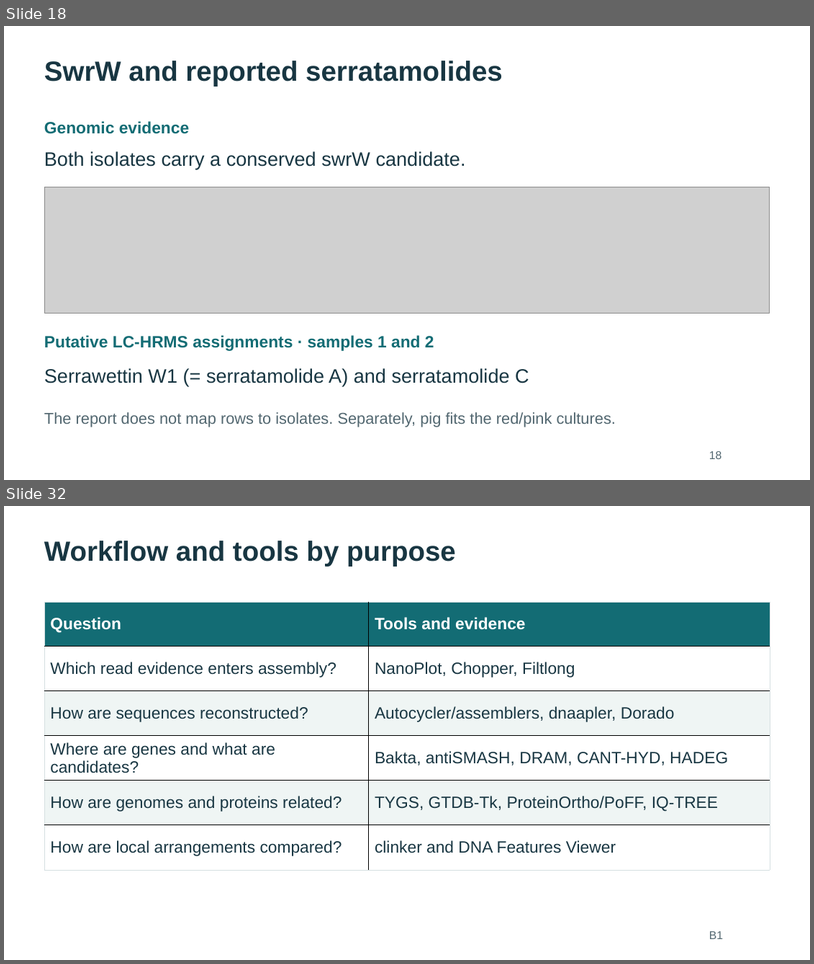
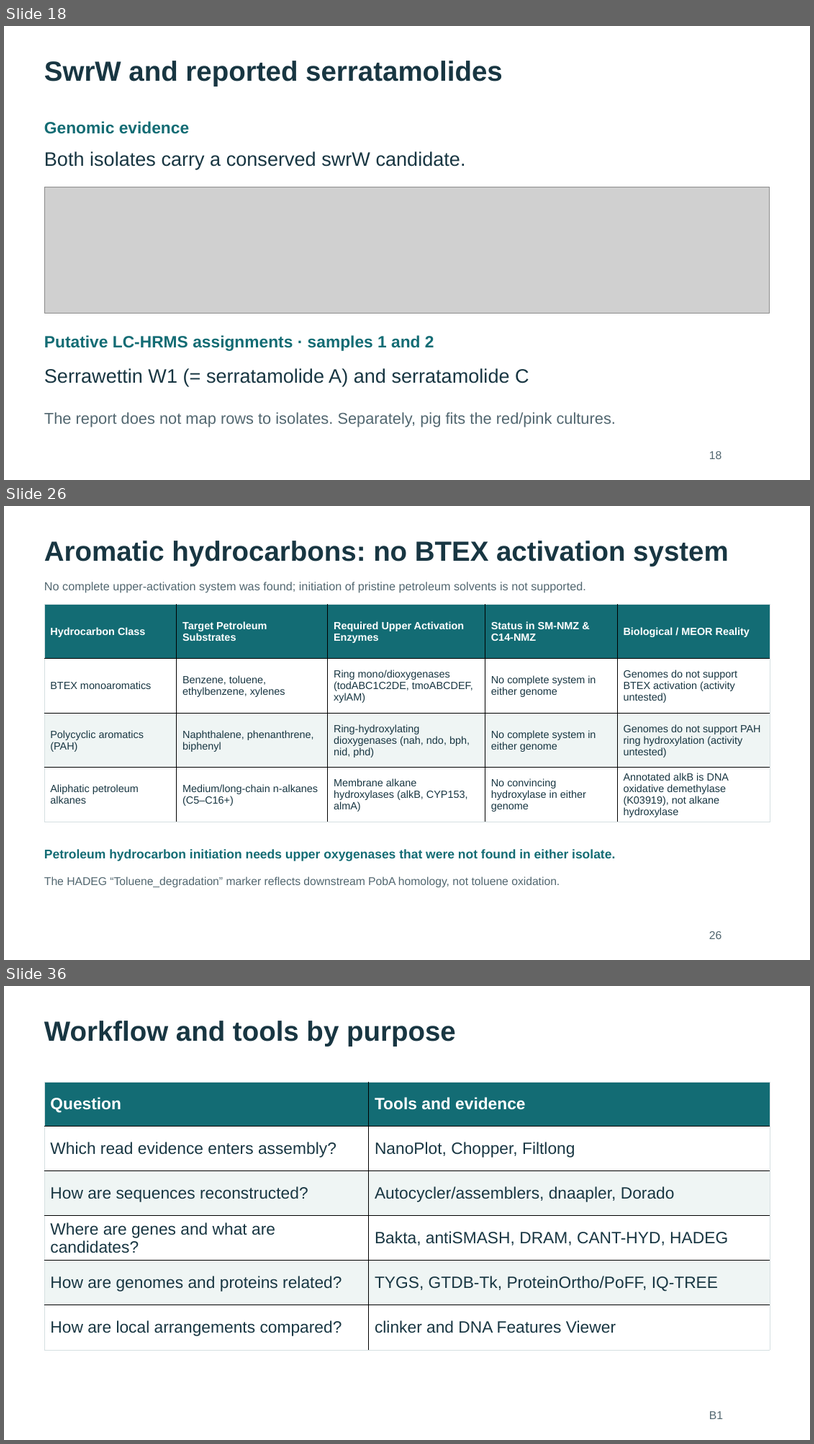
Before and after one commit to WhyAdr/sm-manu, a slide deck: explainer/NMZ-Serratia-genomics-explainer-2026-10-20.pptx. Shown one above the other, each under a label of ours: slides 18 and 32 before the commit, slides 18, 26 and 36 after it; the slides between them are not shown. The pictures are 814x964 and 814x1444 pixels, drawn with LibreOffice and Linux fonts; fonts in the diff are those of the drawing; grey boxes stand for pictures. Boxes give left, top, right and bottom in pixels: in the first picture for what was removed or moved away, otherwise in the second. Text is boxed around its words. In the diff, an @@ line names an element or a change of style, - is before the commit and + after.

Commit message:
Add serratamolide chemistry and pan-proteome slides (44-slide deck); alt text, 3-lens antiSMASH slide, aromatic split; soften absence claims; rebuild PPTX/PDFs

```diff
--- a/explainer/NMZ-Serratia-genomics-explainer-2026-10-20.pptx
+++ b/explainer/NMZ-Serratia-genomics-explainer-2026-10-20.pptx
@@ slide 26 added at box(4, 506, 810, 960), background #FFFFFF @@
@@ text added at box(44, 541, 729, 566), 33 pt, text #183642, bold @@
+Aromatic hydrocarbons: no BTEX activation system
@@ text added at box(44, 582, 586, 593), 13.9 pt, text #526770 @@
+No complete upper-activation system was found; initiation of pristine petroleum solvents is not supported.
@@ table added at box(44, 604, 771, 821), 4 rows, 5 columns @@
+Hydrocarbon Class | Target Petroleum Substrates | Required Upper Activation Enzymes | Status in SM-NMZ & C14-NMZ | Biological / MEOR Reality
+BTEX monoaromatics | Benzene, toluene, ethylbenzene, xylenes | Ring mono/dioxygenases (todABC1C2DE, tmoABCDEF, xylAM) | No complete system in either genome | Genomes do not support BTEX activation (activity untested)
+Polycyclic aromatics (PAH) | Naphthalene, phenanthrene, biphenyl | Ring-hydroxylating dioxygenases (nah, ndo, bph, nid, phd) | No complete system in either genome | Genomes do not support PAH ring hydroxylation (activity untested)
+Aliphatic petroleum alkanes | Medium/long-chain n-alkanes (C5–C16+) | Membrane alkane hydroxylases (alkB, CYP153, almA) | No convincing hydroxylase in either genome | Annotated alkB is DNA oxidative demethylase (K03919), not alkane hydroxylase
@@ text added at box(44, 849, 615, 861), 15 pt, text #136C74, bold @@
+Petroleum hydrocarbon initiation needs upper oxygenases that were not found in either isolate.
@@ text added at box(44, 876, 560, 888), 13.5 pt, text #526770 @@
+The HADEG “Toluene_degradation” marker reflects downstream PobA homology, not toluene oxidation.
@@ text added at box(710, 931, 722, 939), 13.5 pt, text #526770 @@
+26
@@ what was slide 32 is now slide 36 @@
```
Also in this commit, not shown: 20 slides changed, 4 other slides added, 1 slide removed, 12 other files.
